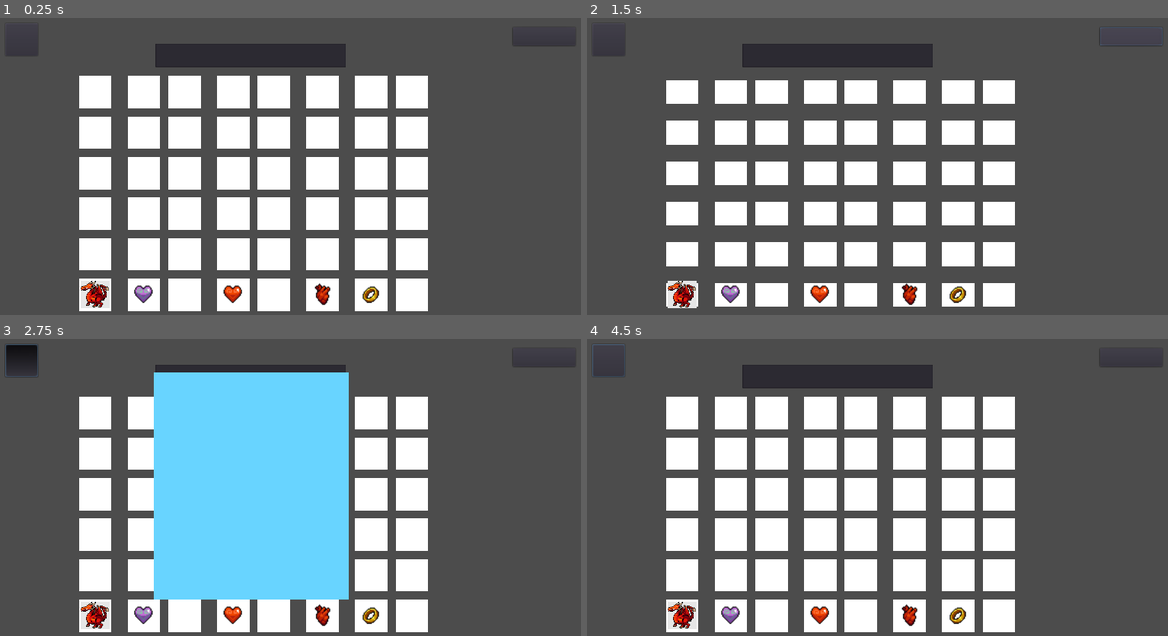
Above: before the commit, frames 1-4 (two rows, left to right).
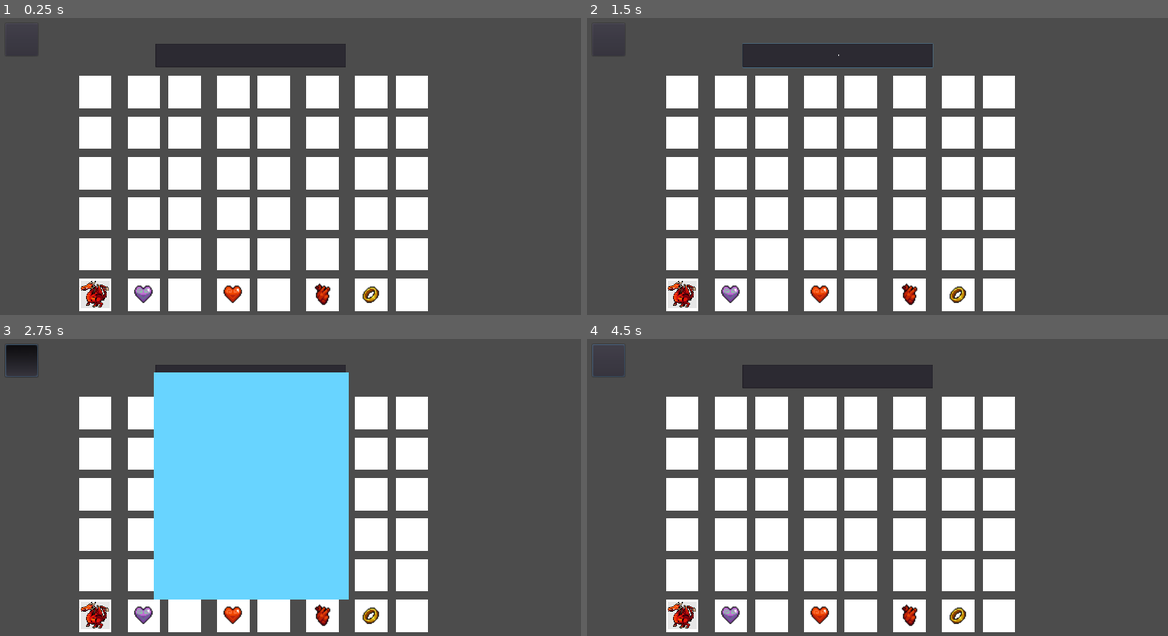
Above: after the commit, the same moments.

Repository: shortcakesweets/necro-wordle
Game: Godot game, scene res://tscn/cotndle.tscn
Two runs of this game, one before a commit and one after it. Both use one fixed random seed, a clock stepped at 60 frames per second and the inputs below.
Inputs (mouse positions are in pixels of both pictures, inside the frame that each line leads up to):
- Up to frame 1 (0.25 s): no input
- Up to frame 2 (1.5 s): click (836, 56) at 0.52 s; type "Alex" at 0.6 s; click (1133, 35) at 1.25 s, where only the run before the commit has a clickable "reset"
- Up to frame 3 (2.75 s): click "?" at 2 s
- Up to frame 4 (4.5 s): click "?" at 2.75 s; click "?" at 3.5 s; tap Enter at 4.25 s; move the mouse to (1016, 469) at 4.27 s; click (1016, 469) at 4.42 s

The runs differ from the first frame. In frame 1, less than 0.1% of the frame differs, in the area x 88-99%, y 4-10%; in frame 2, 7.9%, in the area x 13-99%, y 3-99%; in frame 3, less than 0.1%; in frame 4, less than 0.1%.

Commit message:
Daily version (unstable)

Diff:
--- a/project/project.godot
+++ b/project/project.godot
@@ -17,6 +17,7 @@
 [autoload]
 
 PriorityData="*res://tscn/priority_data.gd"
+PlayData="*res://tscn/play_data.gd"
 
 [display]
 
--- a/project/tscn/Help.tscn
+++ b/project/tscn/Help.tscn
@@ -35,7 +35,7 @@
 and 60 coins would be:
 29080760
 
-good luck! (version 3.3)"
+good luck! (version 3.5)"
 align = 1
 
 [node name="Polygon2D" type="Polygon2D" parent="."]
--- a/project/tscn/cotndle.gd
+++ b/project/tscn/cotndle.gd
@@ -33,17 +33,31 @@
 	guesses.append(Guess5)
 	guesses.append(Guess6)
 
-	new_game()
+	pick_answer()
+	var forcing_data = PlayData.get_data()
+	if not forcing_data:
+		new_game()
+		return
+	else:
+		if force_entry(forcing_data): # game is still going
+			return
+		else:
+			cotn_LineEdit.editable = false
 
 func pick_answer():
-	rng.randomize()
+	# The codes that are in comments are used for true RNG
+
+	#rng.randomize()
 	var size = PriorityData.priority_data.size()
-	answer_index = rng.randi_range(0, size - 1)
+	#answer_index = rng.randi_range(0, size - 1)
+
+	# We use daily seed (hashed) to generate today's answer
+	answer_index = PlayData._get_seed() % size
 
 	answer = int(PriorityData.priority_data[answer_index][0])
 	answer_monsterName = PriorityData.priority_data[answer_index][1]
-	print(" picked answer : " + String(answer))
-	print(" with monsterName : " + answer_monsterName)
+	#print(" picked answer : " + String(answer))
+	#print(" with monsterName : " + answer_monsterName)
 
 func _on_LineEdit_text_entered(new_guess_name):
 
@@ -53,6 +67,10 @@
 		line_blink()
 		print(" Unvalid priority / monster name ")
 		return
+
+	# Entered some valid monster. Save in local savefile
+	PlayData.today_inputs.append(new_guess_name)
+	PlayData.save_data()
 
 	cotn_LineEdit.editable = false
 	cotn_LineEdit.text = ""
@@ -97,11 +115,11 @@
 		guesses[i].reset()
 
 func game_over():
-	system_message.text = "Game over! Answer was " + answer_monsterName + "\n with priority " + String(answer) + "\nPress Reset for a new game."
+	system_message.text = "Game over! Answer was " + answer_monsterName + "\n with priority " + String(answer)# + "\nPress Reset for a new game."
 	cotn_LineEdit.editable = false
 
 func game_win():
-	system_message.text = "You win! Answer was "+ answer_monsterName + "\nPress reset for a new game"
+	system_message.text = "You win! Answer was "+ answer_monsterName # + "\nPress reset for a new game"
 	cotn_LineEdit.editable = false
 
 func new_game():
@@ -110,3 +128,34 @@
 	tries = 0
 	help_ui.visible = true
 	cotn_LineEdit.editable = true
+
+# returns true when game is still going. false when game was win / lose
+func force_entry(today_input):
+	print(" force entry occured with data :")
+	print(today_input)
+
+	if today_input.size() == 0:
+		return
+
+	cotn_LineEdit.editable = false
+
+	for force_guess in today_input:
+		var force_guess_int = String( PriorityData.get_priority_by_name(force_guess) )
+		guesses[tries].Guess(int(force_guess_int), answer)
+		guesses[tries].set_label( valid_monster(force_guess_int) )
+		tries = tries + 1
+
+		if tries == 6 :
+			help_ui.visible = false
+
+		if( int(force_guess_int) == int(answer) ): #win
+			game_win()
+			guesses[tries-1].set_label( valid_monster(force_guess_int) )
+			return false
+
+		if(tries >= 6): # game over
+			game_over()
+			return false
+
+	cotn_LineEdit.editable = true
+	return true
--- a/project/tscn/cotndle.tscn
+++ b/project/tscn/cotndle.tscn
@@ -68,12 +68,14 @@
 default_color = Color( 1, 0, 0, 1 )
 
 [node name="Button" type="Button" parent="Control"]
+visible = false
 anchor_right = 1.172
 anchor_bottom = 1.0
 margin_left = 1024.0
 margin_top = 32.0
 margin_right = -53.1281
 margin_bottom = -532.0
+disabled = true
 text = "reset"
 
 [node name="Label" type="Label" parent="Control"]
--- /dev/null
+++ b/project/tscn/play_data.gd
@@ -0,0 +1,43 @@
+extends Node
+
+# This script will enable this game to be Daily.
+
+var today_inputs = []
+var today_hashed_seed = 0
+
+func _ready():
+	# _get_seed()
+	pass
+
+func _get_seed():
+	var today_time = OS.get_datetime()
+	var today_seed_string = String( today_time["year"] ) + String( today_time["month"] ) + String( today_time["day"] )
+
+	today_hashed_seed = hash(today_seed_string)
+	return hash(today_hashed_seed)
+
+func save_data():
+	#print(" save_data occured ")
+
+	var save_file = File.new()
+	var save_data : Dictionary = {}
+	save_data["today_hashed_seed"] = today_hashed_seed
+	save_data["today_inputs"] = today_inputs
+
+	save_file.open("user://necrodle_save_data.save", File.WRITE)
+	save_file.store_line(to_json( save_data ))
+
+	#print(save_data)
+
+func get_data():
+	var save_file = File.new()
+	if not save_file.file_exists("user://necrodle_save_data.save"):
+		return false # No such savefile exists. First try
+
+	save_file.open("user://necrodle_save_data.save", File.READ)
+	var stored_data = parse_json( save_file.get_line() )
+	if stored_data["today_hashed_seed"] == today_hashed_seed:
+		today_inputs = stored_data["today_inputs"].duplicate(true)
+		return stored_data["today_inputs"]
+
+	return false
Not shown, changed: project/export_presets.cfg
Not shown, added: Version5/html5/Necro-wordle.exe
Not shown, added: Version5/html5/Necro-wordle.pck
Not shown, added: Version5/html5/necrodle.apple-touch-icon.png
Not shown, added: Version5/html5/necrodle.audio.worklet.js
Not shown, added: Version5/html5/necrodle.html
Not shown, added: Version5/html5/necrodle.icon.png
Not shown, added: Version5/html5/necrodle.js
Not shown, added: Version5/html5/necrodle.pck
Not shown, added: Version5/html5/necrodle.png
Not shown, added: Version5/html5/necrodle.wasm
